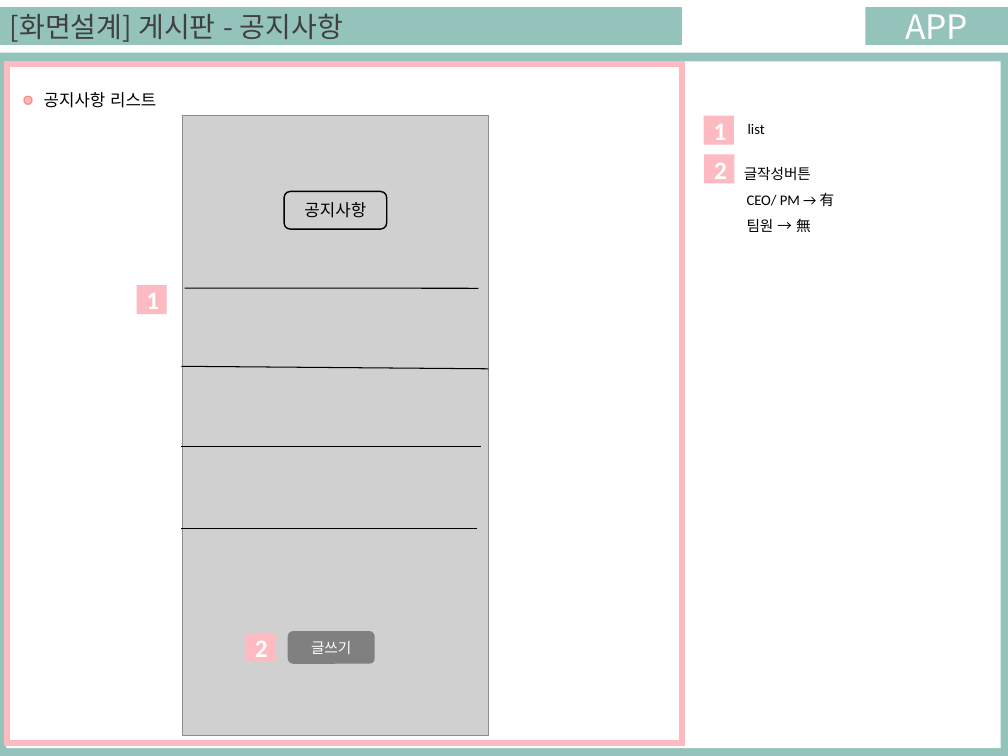
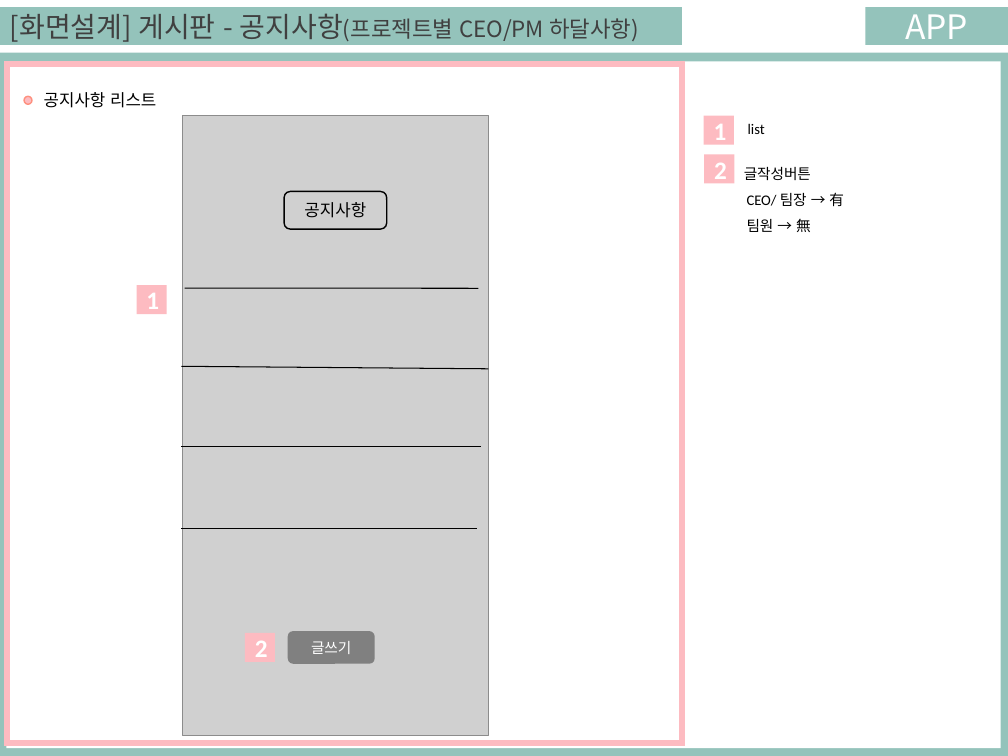
Before and after one commit to ezenteam03/project06, a slide deck: slide 76 of WebContent/HANA/PPT/0508 합본.pptx (slide 18 before the commit). Drawn at 1008x756 pixels with LibreOffice and Linux fonts; fonts in the diff are those of the drawing; grey boxes stand for pictures. Boxes give left, top, right and bottom in pixels: in the first picture for what was removed or moved away, otherwise in the second. Text is boxed around its words. In the diff, an @@ line names an element or a change of style, - is before the commit and + after.

```diff
--- a/WebContent/HANA/PPT/0508 합본.pptx
+++ b/WebContent/HANA/PPT/0508 합본.pptx
@@ text in rectangle at [10, 13, 639, 42]: text changed; size 20 to 16 pt @@
-[화면설계] 게시판 - 공지사항
+[화면설계] 게시판 - 공지사항(프로젝트별 CEO/PM 하달사항)
@@ text at [747, 192, 844, 206]: text changed @@
-CEO/ PM → 有
+CEO/ 팀장 → 有
```
Also in this commit, not shown: 18 other slides changed, 64 slides added.
